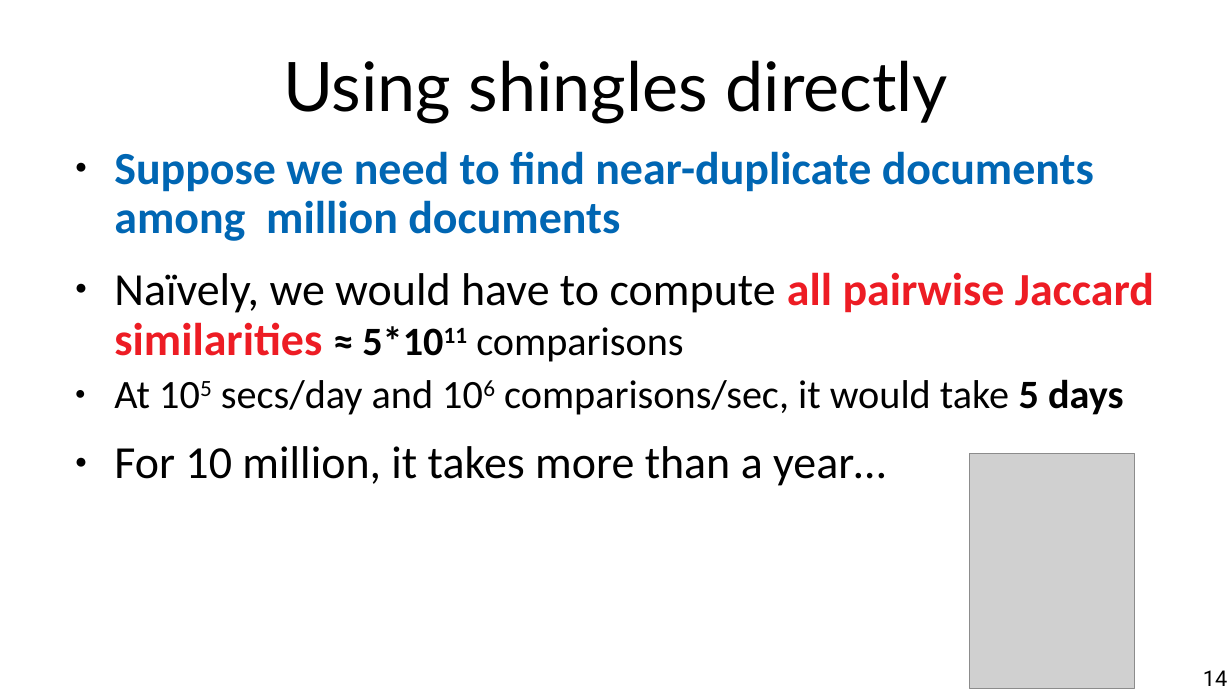
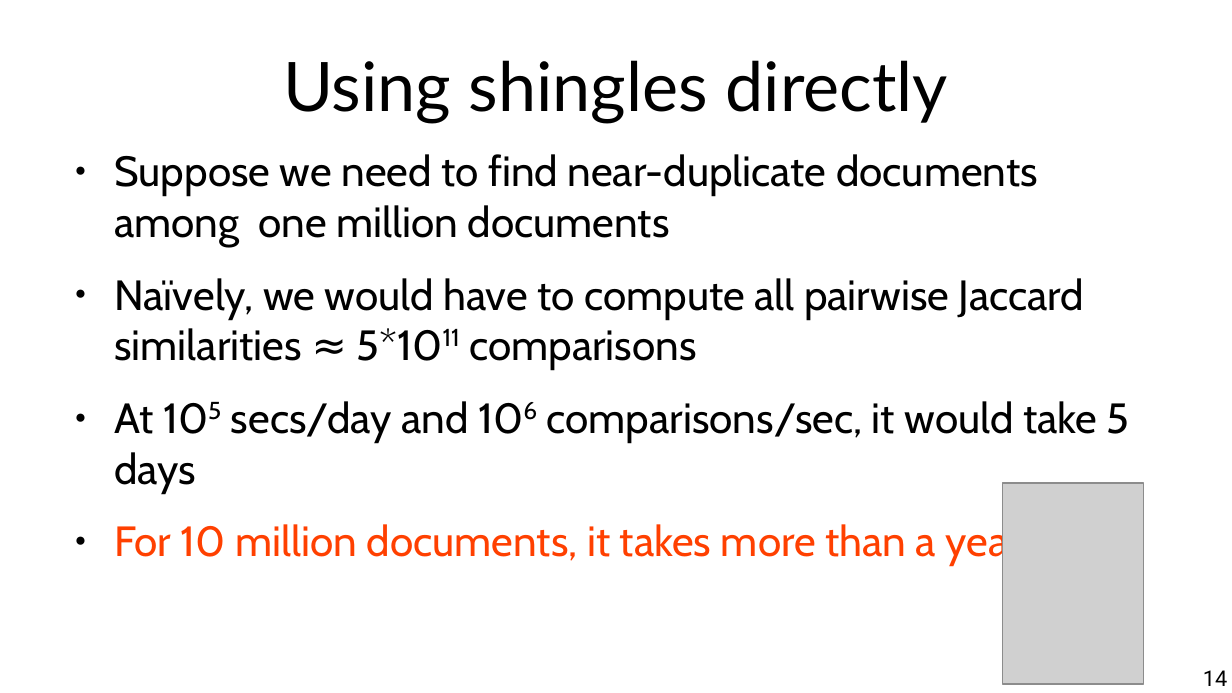
Before and after one commit to marco-calautti/data-mining-course, a slide deck: slide 14 of theory/odp/tt08_near_duplicates.odp. Drawn at 1232x693 pixels with LibreOffice and Linux fonts; fonts in the diff are those of the drawing; grey boxes stand for pictures. Boxes give left, top, right and bottom in pixels: in the first picture for what was removed or moved away, otherwise in the second. Text is boxed around its words. In the diff, an @@ line names an element or a change of style, - is before the commit and + after.

```diff
--- a/theory/odp/tt08_near_duplicates.odp
+++ b/theory/odp/tt08_near_duplicates.odp
@@ text at (114, 154, 1038, 247): text changed; size 29.6 to 27.2 pt; font Calibri to Cabin; text colour #0066B3 to #000000; bold off @@
-● Suppose we need to find near-duplicate documents among million documents
+● Suppose we need to find near-duplicate documents among one million documents
@@ text at (114, 278, 1130, 493): size 29.6 to 27.2 pt in "Naïvely, we would have to compute all ..."; size 25.9 to 27.2 pt in "≈ 5*1011 comparisons", "At 105 secs/day and 106 comparisons/sec, it ..."; font Calibri to Cabin in "Naïvely, we would have to compute all ...", "At 105 secs/day and 106 comparisons/sec, it ..."; text colour #ED1C24 to #000000 in "all pairwise Jaccard similarities"; now superscript in "5*1011", "105 106"; bold off in "all pairwise Jaccard similarities ≈ 5*1011", "5 days"; line spacing 0.9 to 1; more space between paragraphs @@
@@ picture: place and size @@
-picture at (970, 454, 1135, 689)
+picture at (1003, 483, 1144, 684)
@@ text at (114, 521, 1050, 566): text changed; size 29.6 to 27.2 pt; font Calibri to Cabin; text colour #000000 to #FF4000 @@
-● For 10 million, it takes more than a year…
+● For 10 million documents, it takes more than a year…
```
Also in this commit, not shown: 8 other slides changed, 3 other files.
